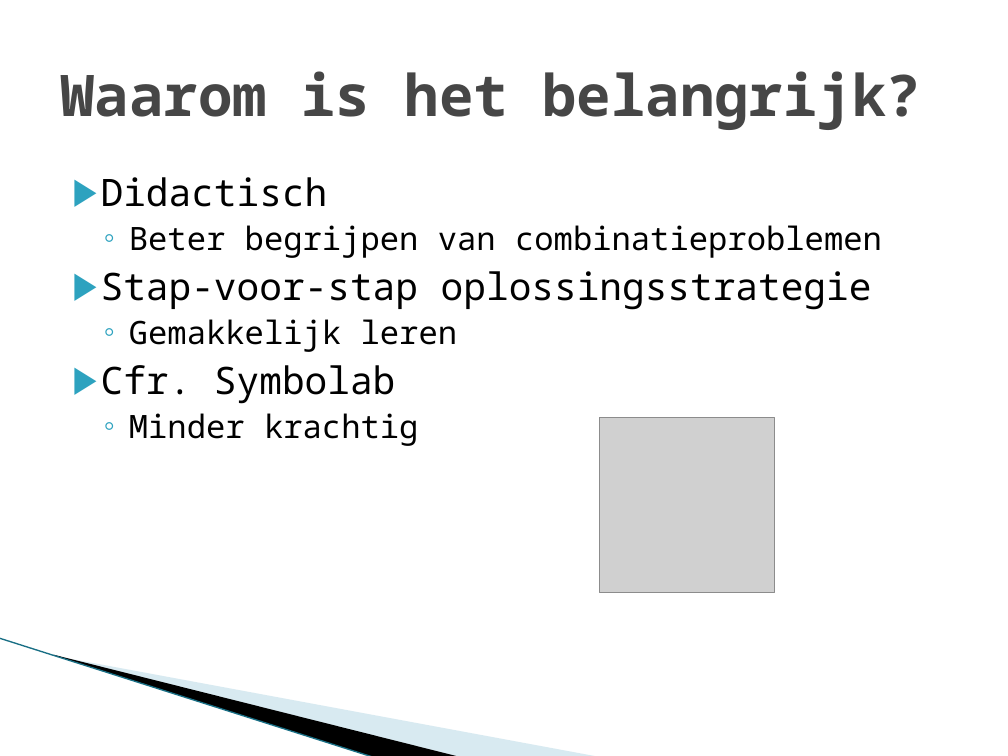
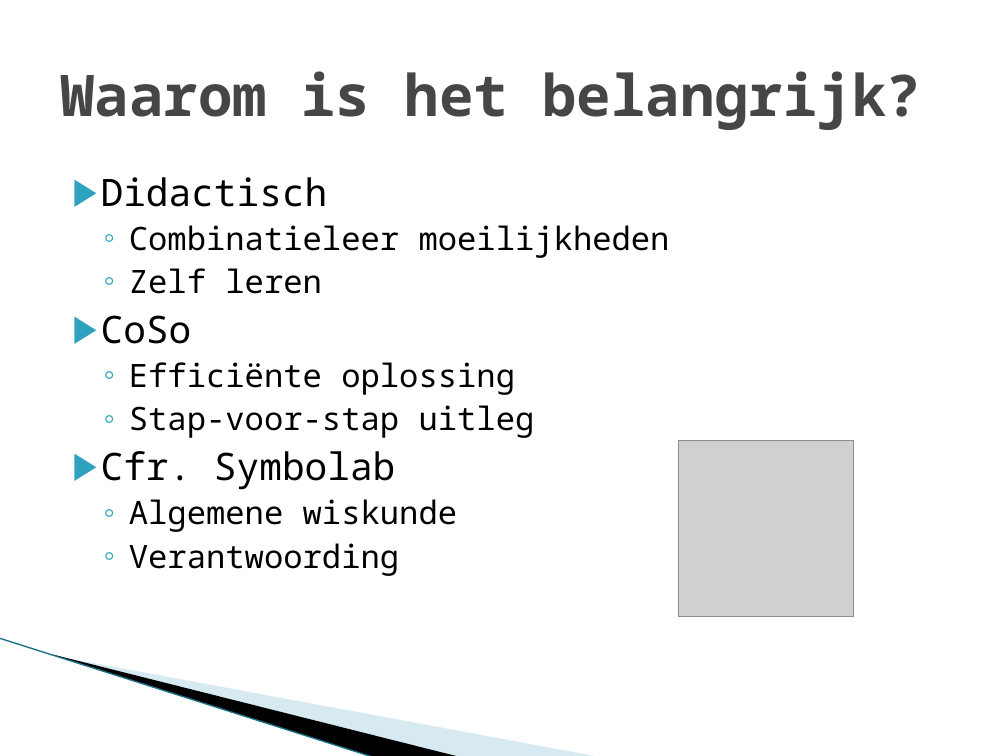
Before and after one commit to Mickaly13X/wv_project, a slide deck: slide 3 of Presentation II/Presentation.pptx. Drawn at 1008x756 pixels with LibreOffice and Linux fonts; fonts in the diff are those of the drawing; grey boxes stand for pictures; background and template pictures are left out. Boxes give left, top, right and bottom in pixels: in the first picture for what was removed or moved away, otherwise in the second. Text is boxed around its words. In the diff, an @@ line names an element or a change of style, - is before the commit and + after.

```diff
--- a/Presentation II/Presentation.pptx
+++ b/Presentation II/Presentation.pptx
@@ text at (101, 225, 670, 438): text changed @@
-  ◦ Beter begrijpen van combinatieproblemen
-▶ Stap-voor-stap oplossingsstrategie
-  ◦ Gemakkelijk leren
+  ◦ Combinatieleer moeilijkheden
+  ◦ Zelf leren
+▶ CoSo
+  ◦ Efficiënte oplossing
+  ◦ Stap-voor-stap uitleg
@@ picture: place and size @@
-picture at (599, 417, 774, 593)
+picture at (678, 440, 854, 616)
@@ text at (129, 499, 457, 576): text changed @@
-  ◦ Minder krachtig
+  ◦ Algemene wiskunde
+  ◦ Verantwoording
```
Also in this commit, not shown: 2 other slides changed, 1 other file.
